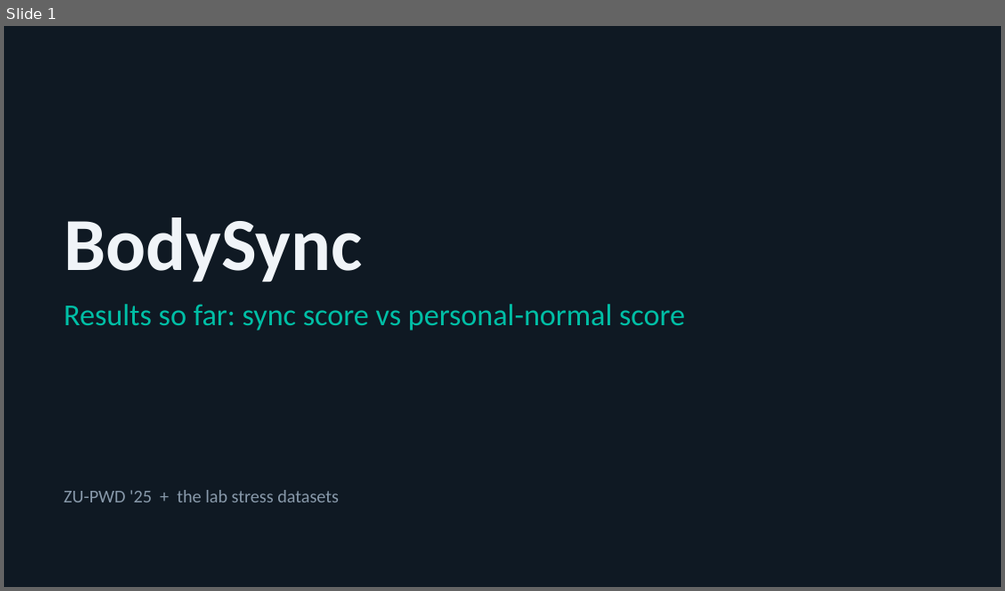
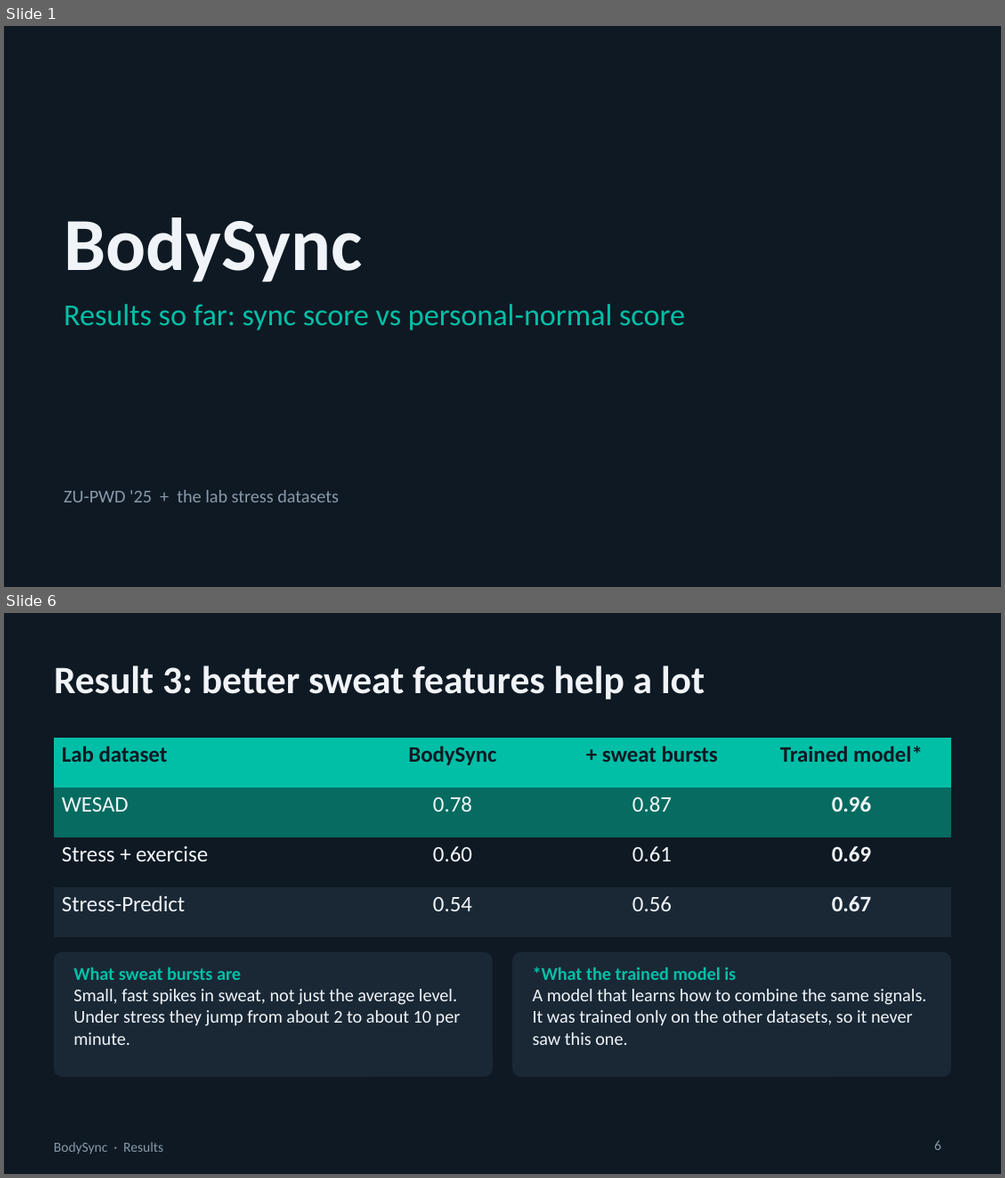
Before and after one commit to swaylakh/bodysync, a slide deck: docs/slides/BodySync_Update.pptx. Shown one above the other, each under a label of ours: slide 1 before the commit, slides 1 and 6 after it; the slides between them are not shown. The pictures are 1005x591 and 1005x1178 pixels, drawn with LibreOffice and Linux fonts; fonts in the diff are those of the drawing. Boxes give left, top, right and bottom in pixels: in the first picture for what was removed or moved away, otherwise in the second. Text is boxed around its words. In the diff, an @@ line names an element or a change of style, - is before the commit and + after.

```diff
--- a/docs/slides/BodySync_Update.pptx
+++ b/docs/slides/BodySync_Update.pptx
@@ slide 6 added at (x1=4, y1=613, x2=1001, y2=1174), background #0F1923 @@
@@ title added at (x1=54, y1=666, x2=704, y2=699), 28 pt, text #F0F4F8, bold @@
+Result 3: better sweat features help a lot
@@ table added at (x1=54, y1=738, x2=951, y2=915), 4 rows, 4 columns @@
+Lab dataset | BodySync | + sweat bursts | Trained model*
+WESAD | 0.78 | 0.87 | 0.96
+Stress + exercise | 0.60 | 0.61 | 0.69
+Stress-Predict | 0.54 | 0.56 | 0.67
@@ rounded rectangle added at (x1=54, y1=952, x2=493, y2=1077), fill #1A2836 @@
@@ rounded rectangle added at (x1=512, y1=952, x2=951, y2=1077), fill #1A2836 @@
@@ text added at (x1=73, y1=967, x2=461, y2=1045), 13 pt, text #F0F4F8 @@
+What sweat bursts are
+Small, fast spikes in sweat, not just the average level. Under stress they jump from about 2 to about 10 per minute.
@@ text added at (x1=533, y1=966, x2=927, y2=1045), 13 pt, text #F0F4F8 @@
+*What the trained model is
+A model that learns how to combine the same signals. It was trained only on the other datasets, so it never saw this one.
@@ text added at (x1=54, y1=1142, x2=163, y2=1154), 10 pt, text #8899AA @@
+BodySync · Results
@@ page number added at (x1=934, y1=1140, x2=941, y2=1150), 10 pt, text #8899AA @@
+6
```
Also in this commit, not shown: 4 slides changed, 1 other slide added, 2 slides removed, 11 other files.
